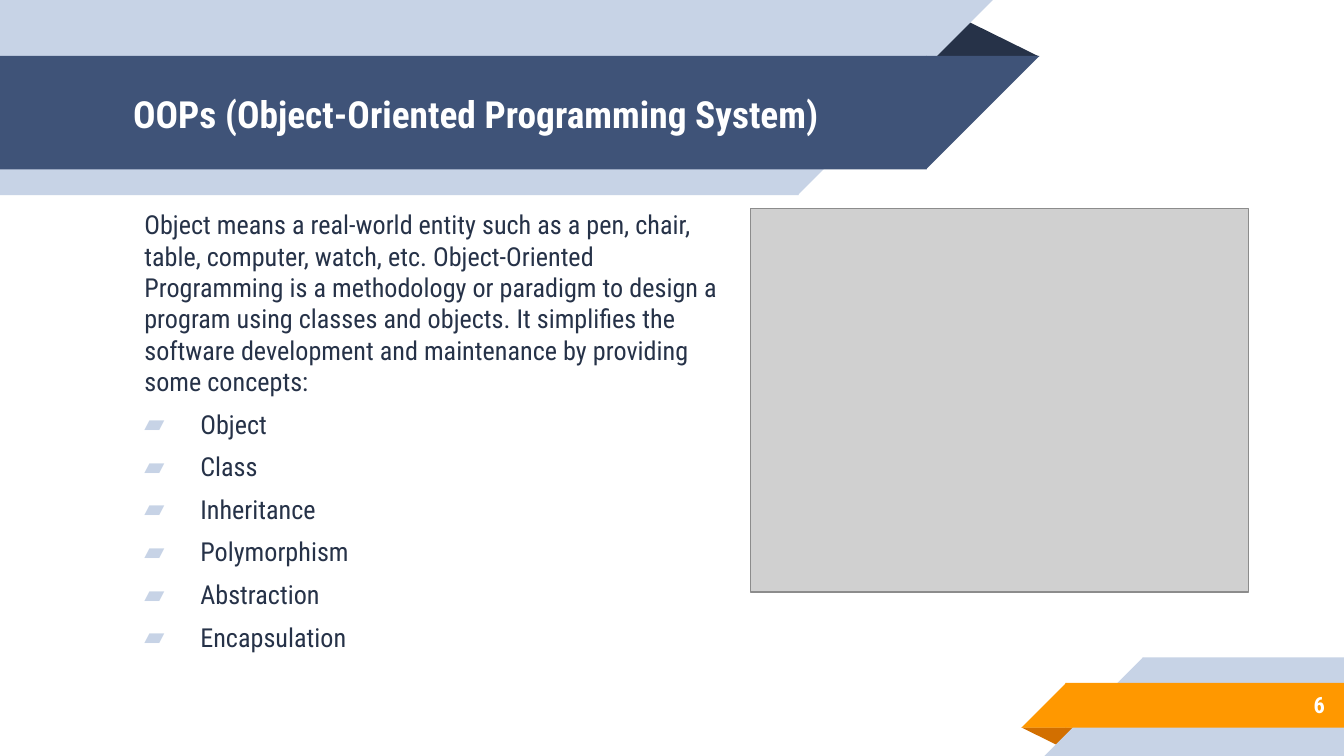
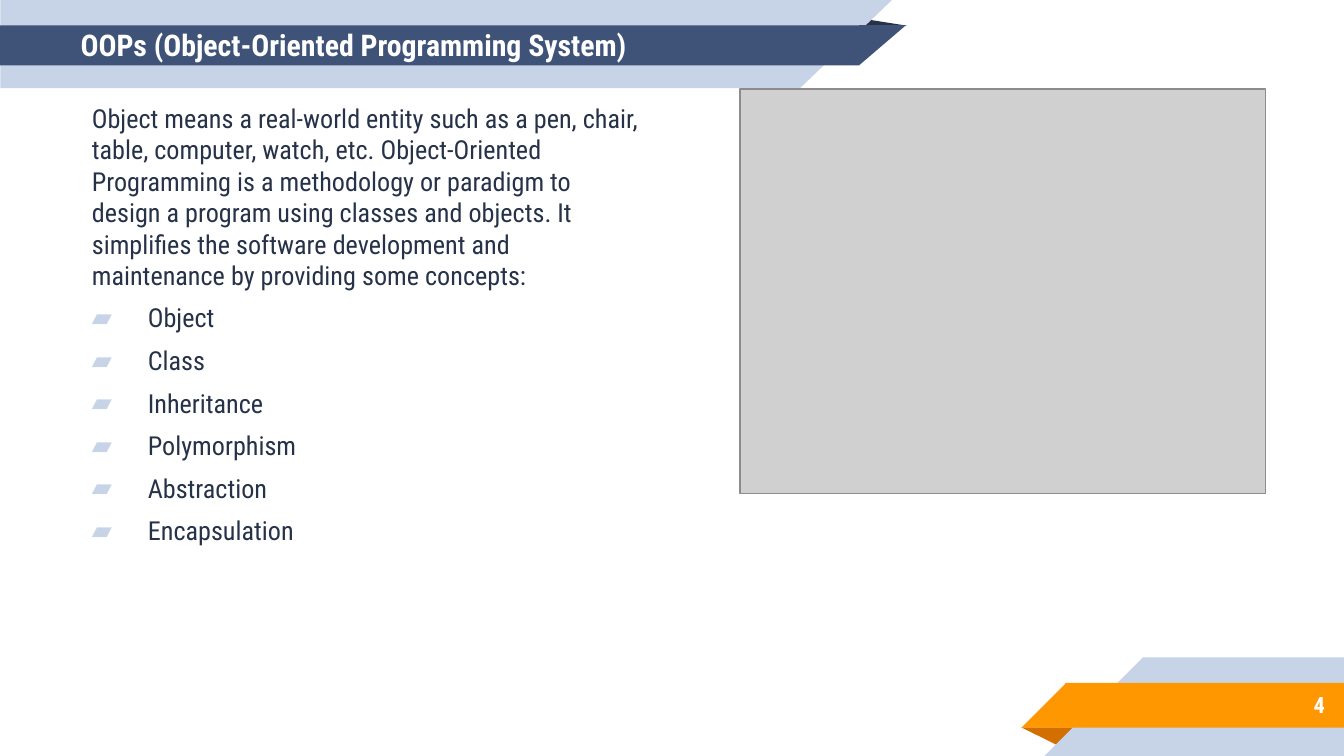
Before and after one commit to aronipurwanto/materi-xa, a slide deck: slide 4 of java/java-logic/Slide-Java-Logic-05.pptx (slide 6 before the commit). Drawn at 1344x756 pixels with LibreOffice and Linux fonts; fonts in the diff are those of the drawing; grey boxes stand for pictures. Boxes give left, top, right and bottom in pixels: in the first picture for what was removed or moved away, otherwise in the second. Text is boxed around its words. In the diff, an @@ line names an element or a change of style, - is before the commit and + after.

```diff
--- a/java/java-logic/Slide-Java-Logic-05.pptx
+++ b/java/java-logic/Slide-Java-Logic-05.pptx
@@ rectangle: place and size @@
-rectangle at (0, 0, 798, 195)
+rectangle at (0, 0, 800, 89)
@@ rectangle: place and size @@
-rectangle at (0, 56, 926, 169)
+rectangle at (0, 26, 860, 66)
@@ title "OOPs (Object-Oriented Programming System)": place and size @@
-title "OOPs (Object-Oriented Programming System)" at (133, 99, 818, 136)
+title "OOPs (Object-Oriented Programming System)" at (81, 32, 626, 63)
@@ title "OOPs (Object-Oriented Programming System)" at (81, 32, 626, 63): size 20 to 16 pt @@
@@ triangle: place and size @@
-triangle at (925, 19, 1039, 56)
+triangle at (745, 8, 907, 26)
@@ right triangle: place and size @@
-right triangle at (798, 0, 993, 195)
+right triangle at (800, 0, 892, 89)
@@ right triangle: place and size @@
-right triangle at (926, 56, 1039, 169)
+right triangle at (859, 26, 906, 66)
@@ text "Object means a real-world entity ..." rewrapped from (144, 214, 717, 653) to (92, 108, 638, 546) @@
@@ picture: place and size @@
-picture at (750, 208, 1247, 591)
+picture at (741, 89, 1266, 493)
@@ page number at (1314, 697, 1325, 713): text changed @@
-6
+4
```
Also in this commit, not shown: 6 other slides changed, 5 slides removed, 33 other files.
